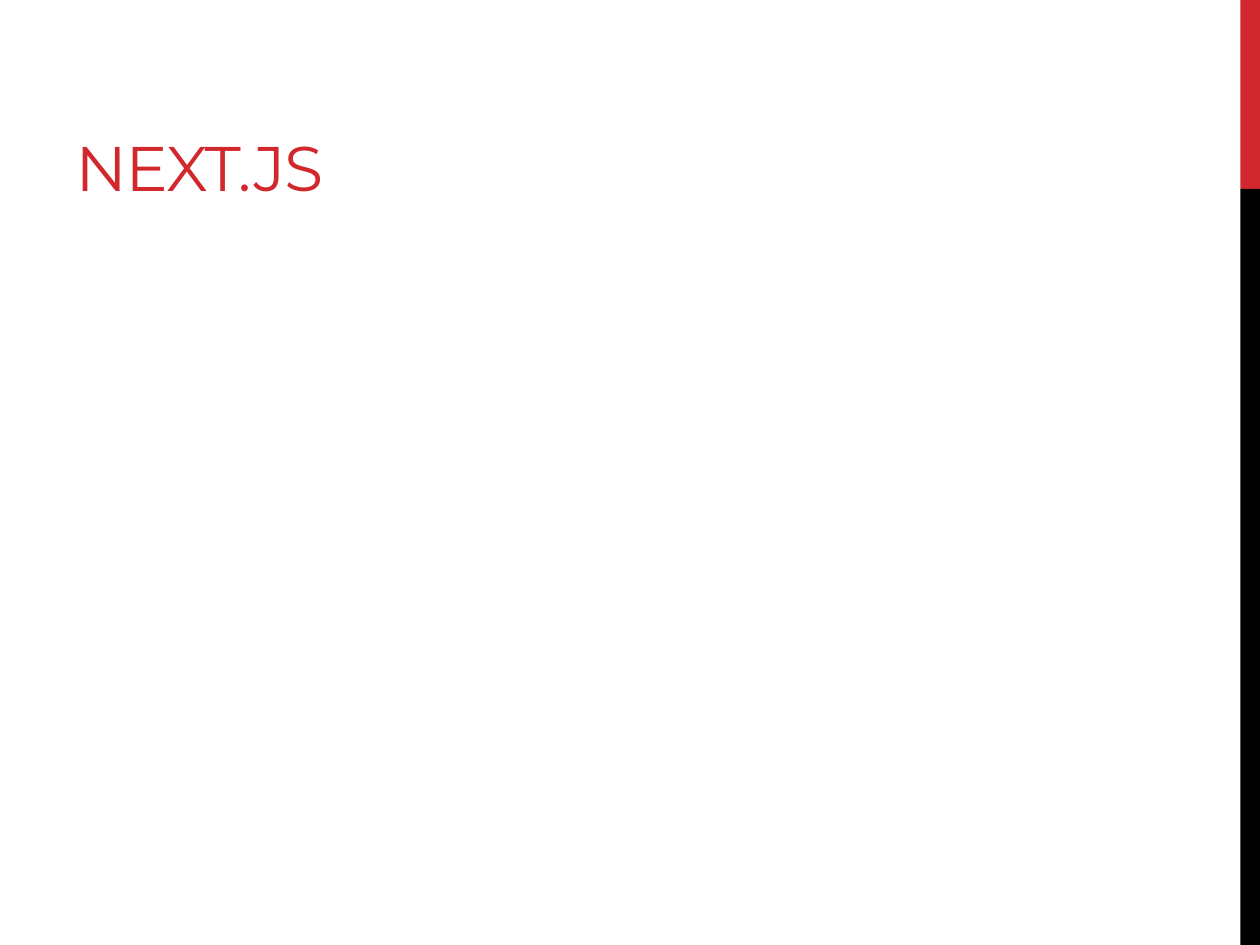
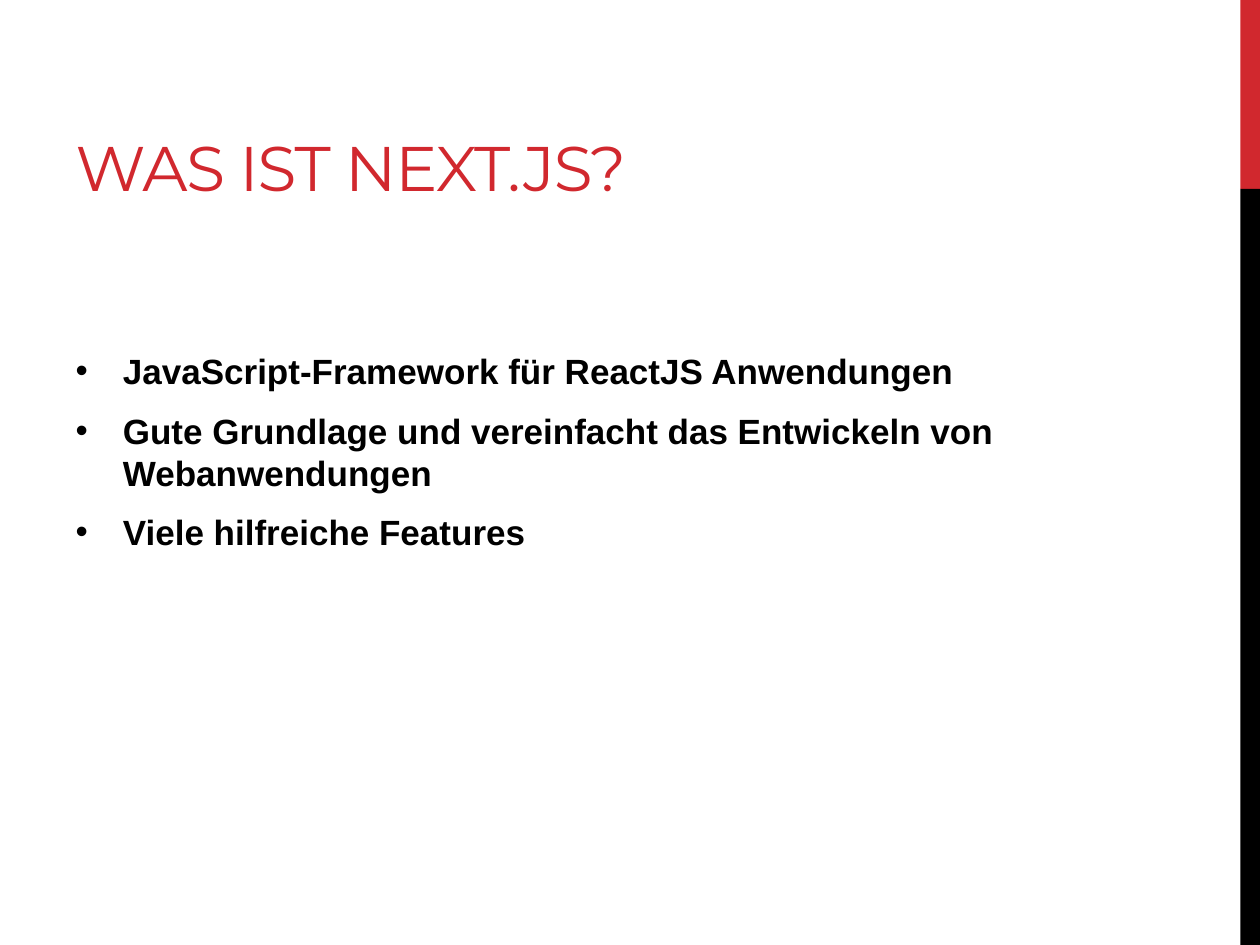
Before and after one commit to kr4cher/nextjs-ePortfolio, a slide deck: slide 3 of slides/ePortfolio-Next.js.pptx. Drawn at 1260x945 pixels with LibreOffice and Linux fonts; fonts in the diff are those of the drawing. Boxes give left, top, right and bottom in pixels: in the first picture for what was removed or moved away, otherwise in the second. Text is boxed around its words. In the diff, an @@ line names an element or a change of style, - is before the commit and + after.

```diff
--- a/slides/ePortfolio-Next.js.pptx
+++ b/slides/ePortfolio-Next.js.pptx
@@ title at (76,146,626,192): text changed @@
-NEXT.JS
+WAS IST NEXT.JS?
@@ text added at (123,358,992,546), 20 pt, text #000000, bold @@
+• JavaScript-Framework für ReactJS Anwendungen
+• Gute Grundlage und vereinfacht das Entwickeln von Webanwendungen
+• Viele hilfreiche Features
```
Also in this commit, not shown: 2 other slides changed, 5 slides added, 1 other file.
